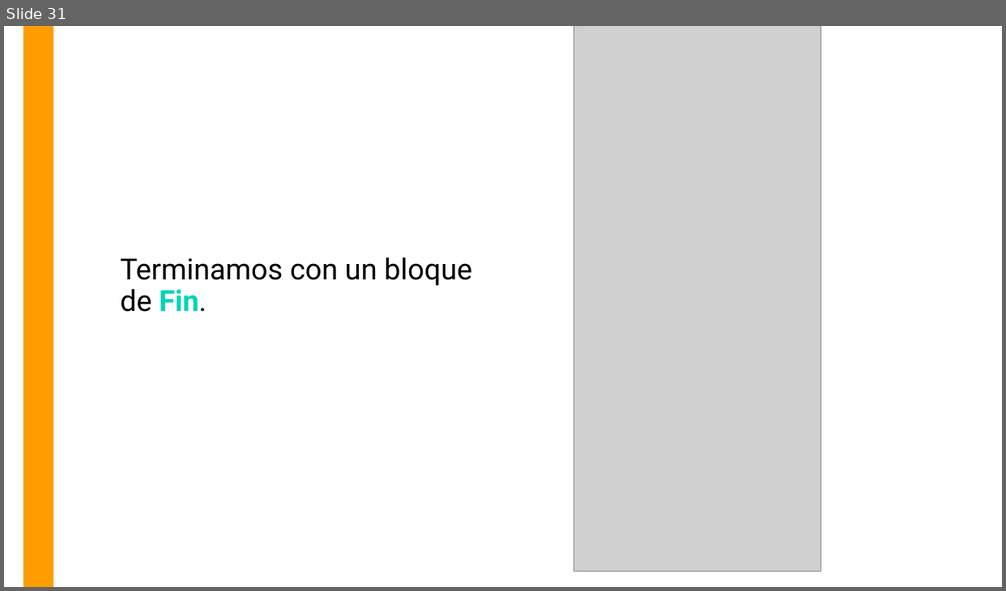
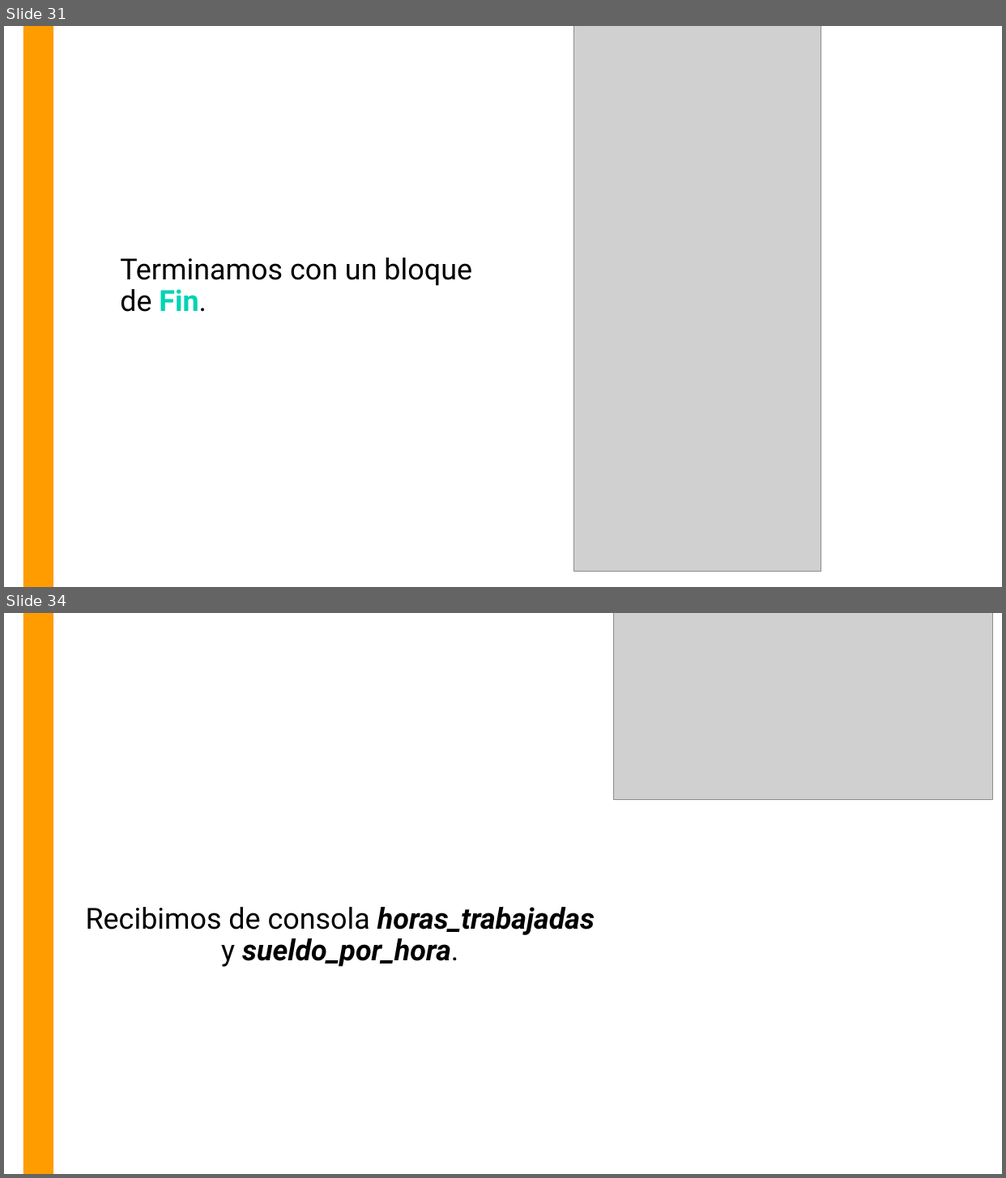
Before and after one commit to OMardil/INFO1_MOD4-Intro-a-Java, a slide deck: 01 Presentacion/INFO1_MOD4-Algoritmos_y_Diagramas.pptx. Shown one above the other, each under a label of ours: slide 31 before the commit, slides 31 and 34 after it; the slides between them are not shown. The pictures are 1006x591 and 1006x1178 pixels, drawn with LibreOffice and Linux fonts; fonts in the diff are those of the drawing; grey boxes stand for pictures. Boxes give left, top, right and bottom in pixels: in the first picture for what was removed or moved away, otherwise in the second. Text is boxed around its words. In the diff, an @@ line names an element or a change of style, - is before the commit and + after.

```diff
--- a/01 Presentacion/INFO1_MOD4-Algoritmos_y_Diagramas.pptx
+++ b/01 Presentacion/INFO1_MOD4-Algoritmos_y_Diagramas.pptx
@@ slide 34 added at (x1=4, y1=613, x2=1002, y2=1174), background #FFFFFF; not listed: 1 template element that a slide beside it also shows @@
@@ picture added at (x1=613, y1=613, x2=993, y2=800) @@
@@ text added at (x1=86, y1=907, x2=594, y2=967), 28 pt, text #000000, bold, italic @@
+Recibimos de consola horas_trabajadas y sueldo_por_hora.
```
Also in this commit, not shown: 2 slides changed, 5 other slides added, 1 other file.
